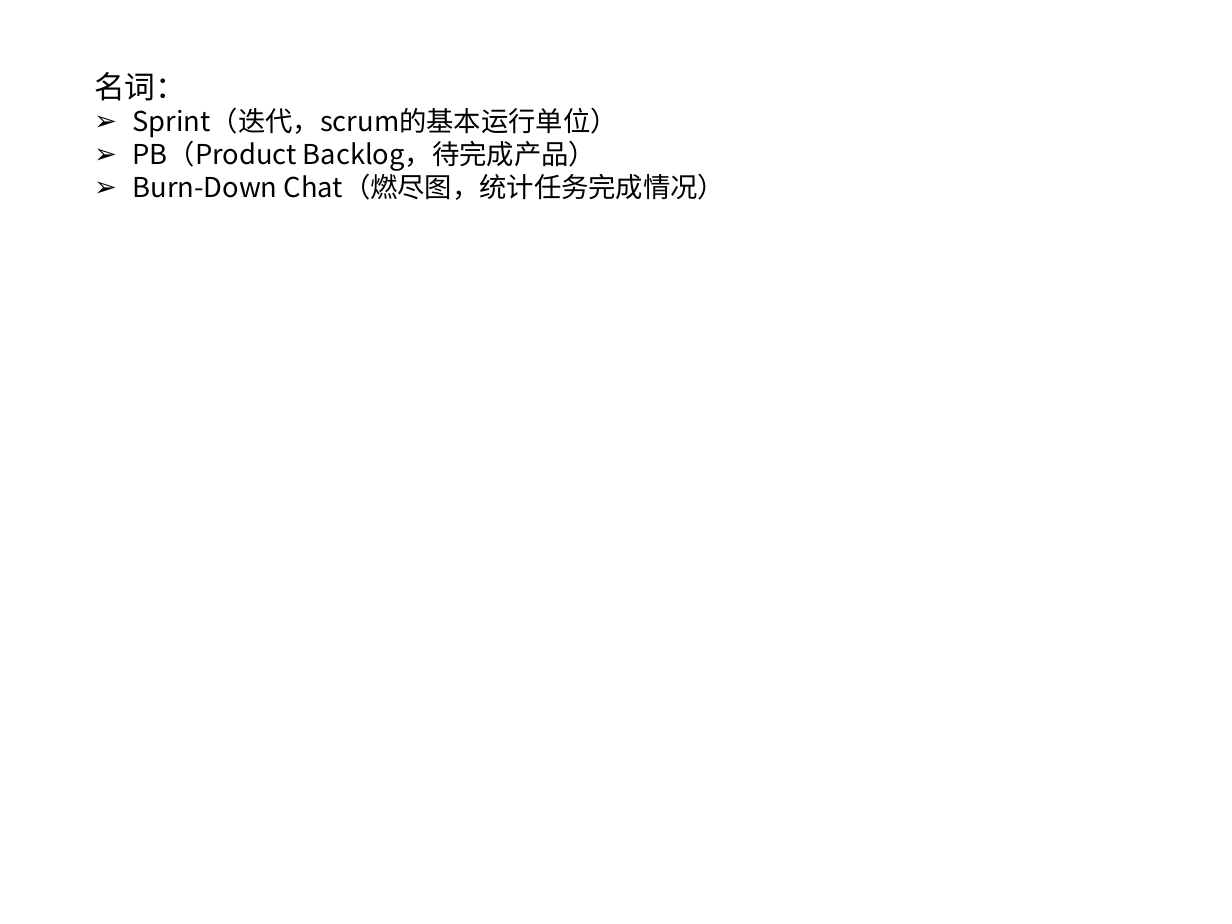
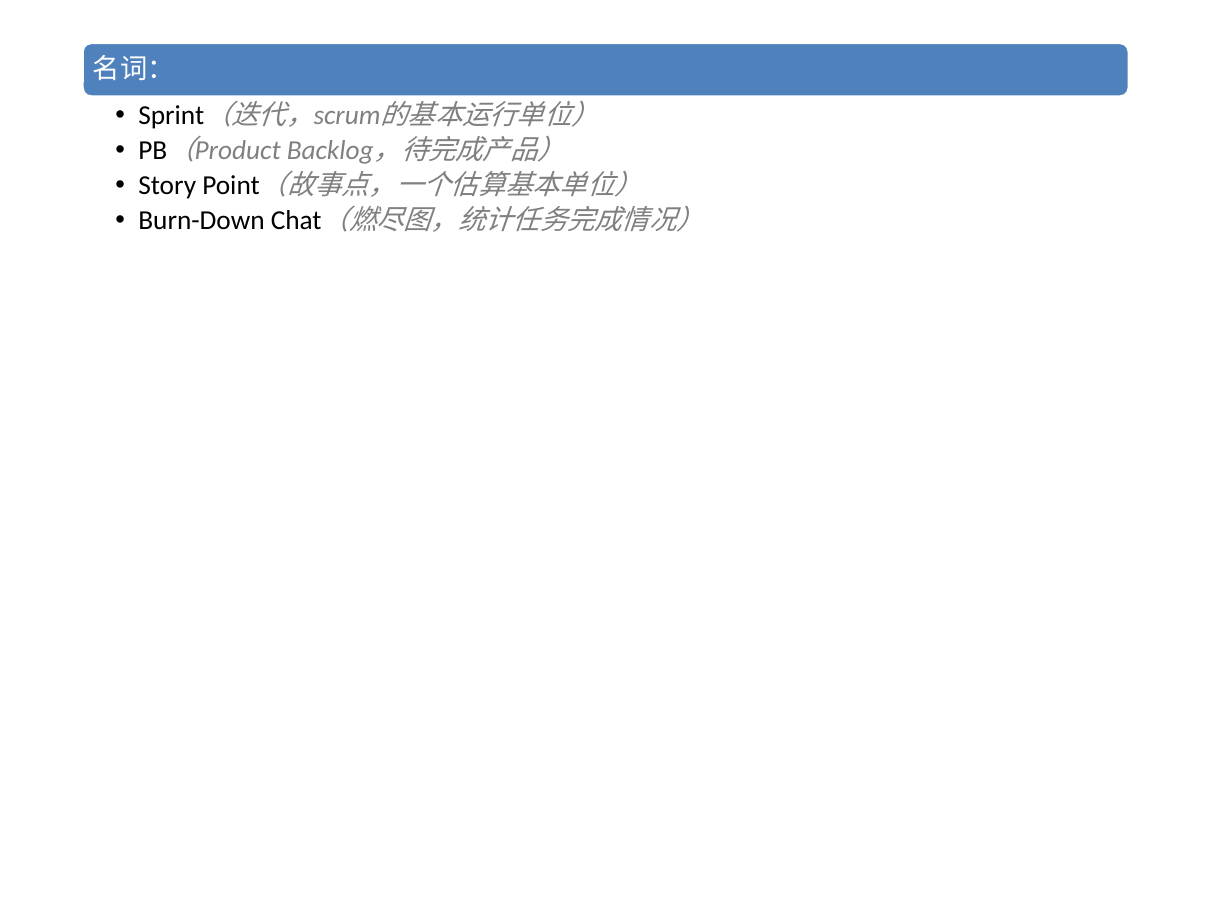
Before and after one commit to Benguan/document, a slide deck: slide 10 of 上大培训：scrum和vs2012 部分.pptx. Drawn at 1232x924 pixels with LibreOffice and Linux fonts; fonts in the diff are those of the drawing; background and template pictures are left out. Boxes give left, top, right and bottom in pixels: in the first picture for what was removed or moved away, otherwise in the second. Text is boxed around its words. In the diff, an @@ line names an element or a change of style, - is before the commit and + after.

```diff
--- a/上大培训：scrum和vs2012 部分.pptx
+++ b/上大培训：scrum和vs2012 部分.pptx
@@ rounded rectangle added at box(83, 43, 1130, 97), fill #4F81BD, outline #FFFFFF 2 pt @@
@@ text added at box(93, 55, 175, 80), 16 pt, text #FFFFFF @@
+名词：
@@ text at box(94, 72, 186, 101): paragraph removed @@
-名词：
@@ text "Sprint（迭代，scrum的基本运行单位）": place and size @@
-text "Sprint（迭代，scrum的基本运行单位）" at box(94, 72, 725, 200)
+text "Sprint（迭代，scrum的基本运行单位）" at box(138, 95, 704, 232)
@@ text at box(138, 95, 704, 232): font Noto Sans CJK SC to Calibri in "Sprint（迭代，scrum的基本运行单位）", "PB（Product Backlog，待完成产品）", "Burn-Down Chat（燃尽图，统计任务完成情况）"; text colour #000000 to #808080, italic on in "Sprint（迭代，scrum的基本运行单位）", "PB（Product Backlog，待完成产品）", "Chat（燃尽图，统计任务完成情况）"; bullet ➢ to ••; list level 1 to 2 in "Sprint（迭代，scrum的基本运行单位）"; line spacing 1 to 0.9; list level 1 to 2 in "PB（Product Backlog，待完成产品）"; list level 1 to 2 in "Burn-Down Chat（燃尽图，统计任务完成情况）" @@
@@ text at box(138, 171, 642, 199): paragraph added @@
+  •• Story Point（故事点，一个估算基本单位）
```
Also in this commit, not shown: 1 other slide changed, 3 slides added, 2 slides removed.
